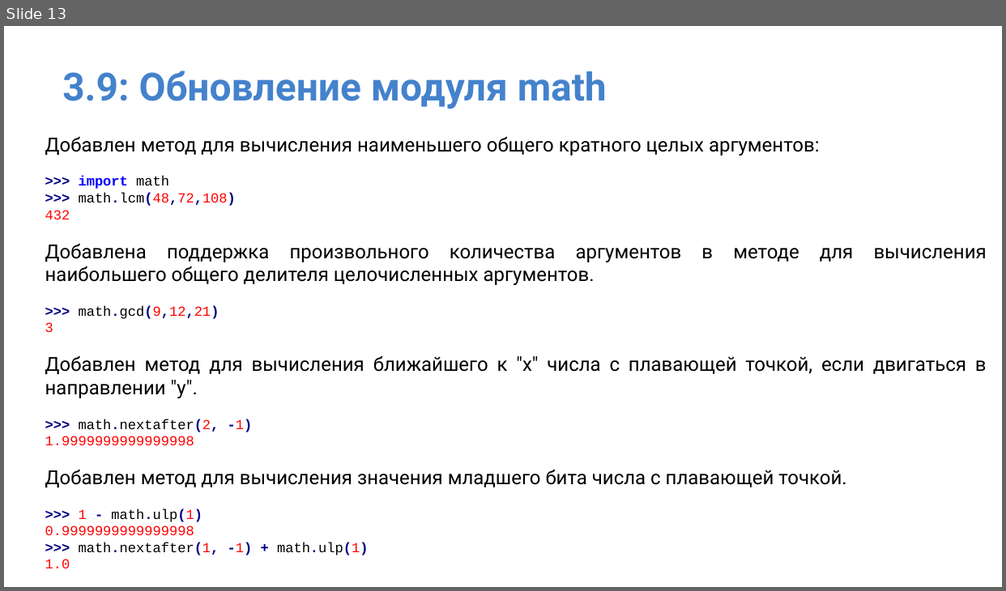
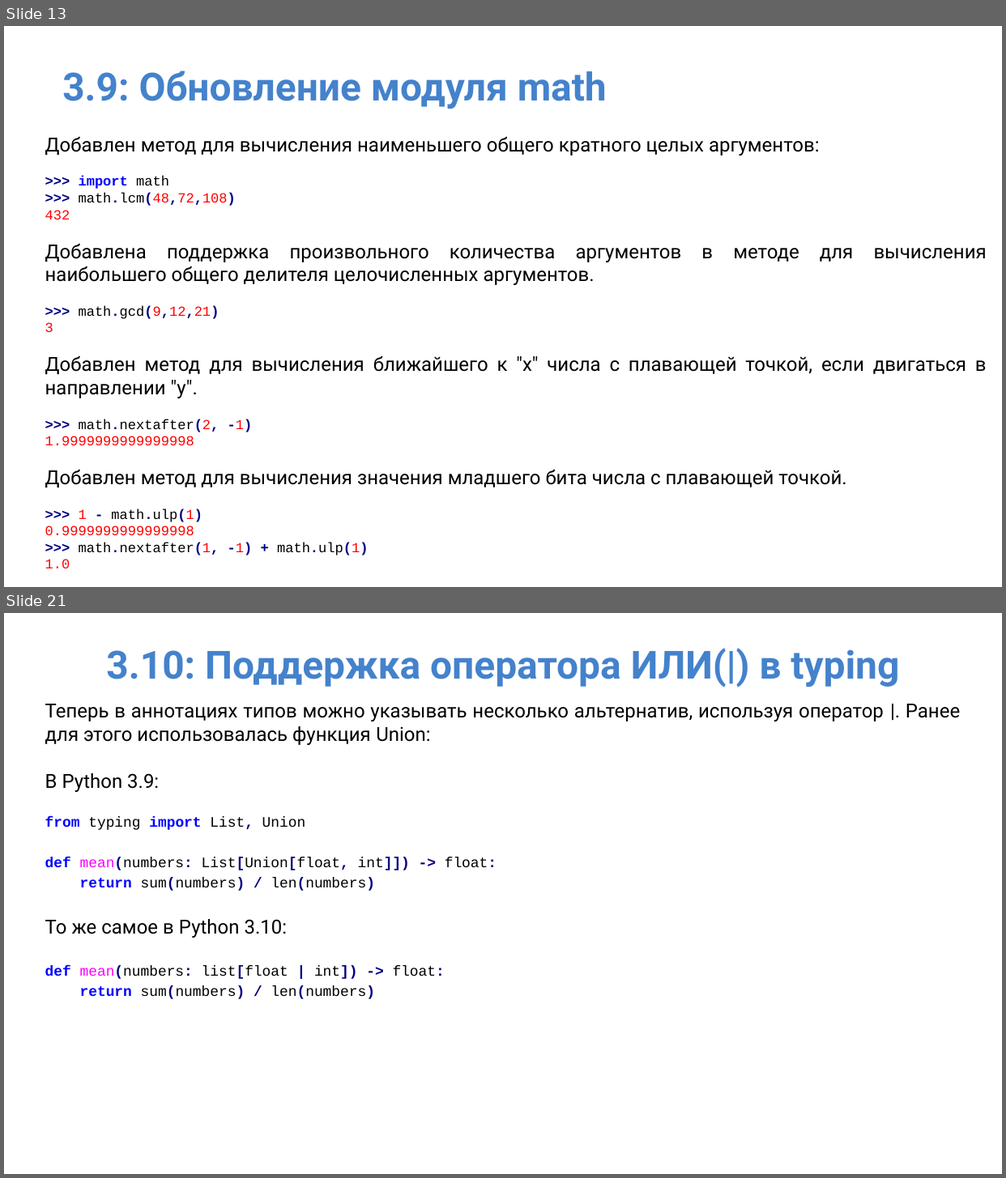
Before and after one commit to IlyaOrlov/PythonCourseKupno, a slide deck: Lectures/py_lec_8.pptx. Shown one above the other, each under a label of ours: slide 13 before the commit, slides 13 and 21 after it; the slides between them are not shown. The pictures are 1006x591 and 1006x1178 pixels, drawn with LibreOffice and Linux fonts; fonts in the diff are those of the drawing. Boxes give left, top, right and bottom in pixels: in the first picture for what was removed or moved away, otherwise in the second. Text is boxed around its words. In the diff, an @@ line names an element or a change of style, - is before the commit and + after.

```diff
--- a/Lectures/py_lec_8.pptx
+++ b/Lectures/py_lec_8.pptx
@@ slide 21 added at [4,613,1002,1174], background #FFFFFF @@
@@ title added at [106,648,899,688], 28 pt, text #4482CC, bold @@
+3.10: Поддержка оператора ИЛИ(|) в typing
@@ text added at [45,704,960,999], 10.5 pt, text #000000 @@
+Теперь в аннотациях типов можно указывать несколько альтернатив, используя оператор |. Ранее для этого использовалась функция Union:
+В Python 3.9:
+from typing import List, Union
+def mean(numbers: List[Union[float, int]]) -> float:
+return sum(numbers) / len(numbers)
+То же самое в Python 3.10:
+def mean(numbers: list[float | int]) -> float:
+return sum(numbers) / len(numbers)
```
Also in this commit, not shown: 2 slides changed, 9 other slides added, 2 other files.
